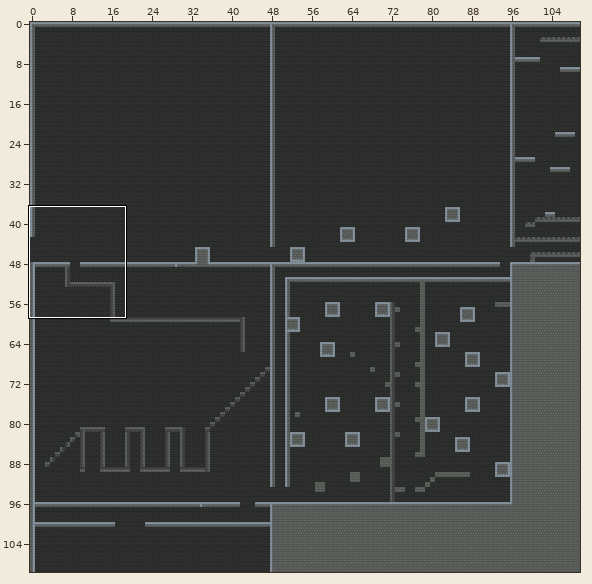
An edit to a level. Tiled map, core/assets/maps/map.tmx. Above: a wide view before the commit, with the close-up outlined.
Close-up. Before the edit:
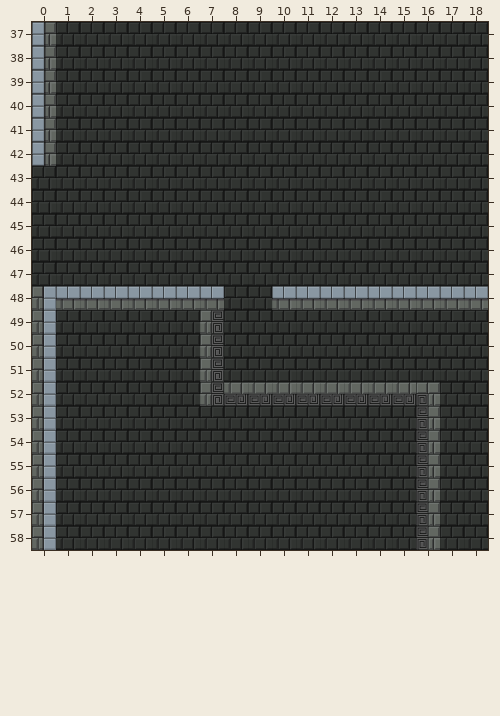
Cells are 48x48 px. Shown: x 0..18, y 37..58. The commit also changed other parts of the map, which this record leaves out.
After:
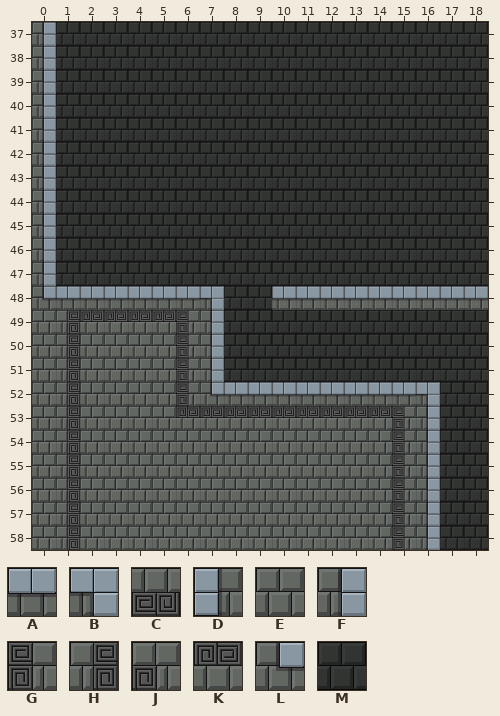
Key: from "TileSheet": A 1, B 2, C 3, D 5, E 6, F 7, G 8, H 9, J 13, K 15, L 17, M 21.
_ is an empty cell.
Diff:
Layer "Tile Layer 1":
Tile C becomes tile A in row 52 at x 8 to 15.
Tile A becomes tile B in row 48 at x 7.
Tile J becomes tile B in row 52 at x 16.
Tile F becomes tile E in rows 49 to 58 at x 0.
Tile M becomes tile E in rows 50 to 53 at x 2 to 5; in rows 54 to 58 at x 2 to 14.
Tile D becomes tile F in rows 37 to 42 at x 0.
Tile G becomes tile F in rows 53 to 58 at x 16.
Tile H becomes tile F in rows 49 to 51 at x 7.
Tile M becomes tile F in rows 43 to 47 at x 0.
Tile M becomes tile G in rows 49 to 52 at x 6; in rows 53 to 58 at x 15.
Tile M becomes tile H in rows 49 to 58 at x 1.
Tile M becomes tile K in row 49 at x 2 to 5; in row 53 at x 6 to 14.
Tile F becomes tile L in row 48 at x 0.
Tile H becomes tile L in row 52 at x 7.
